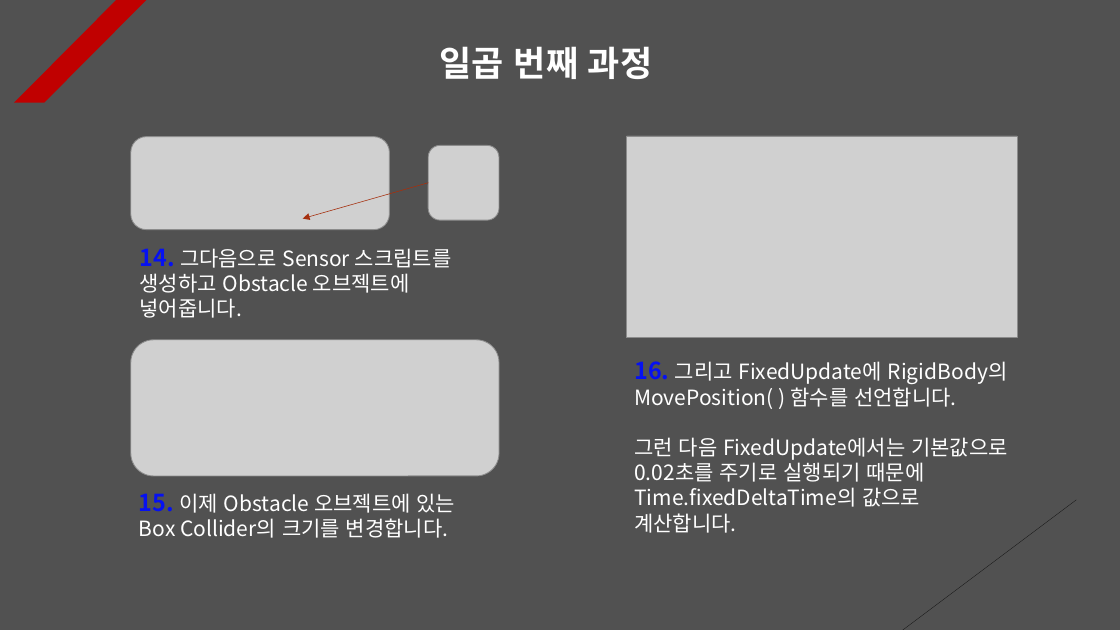
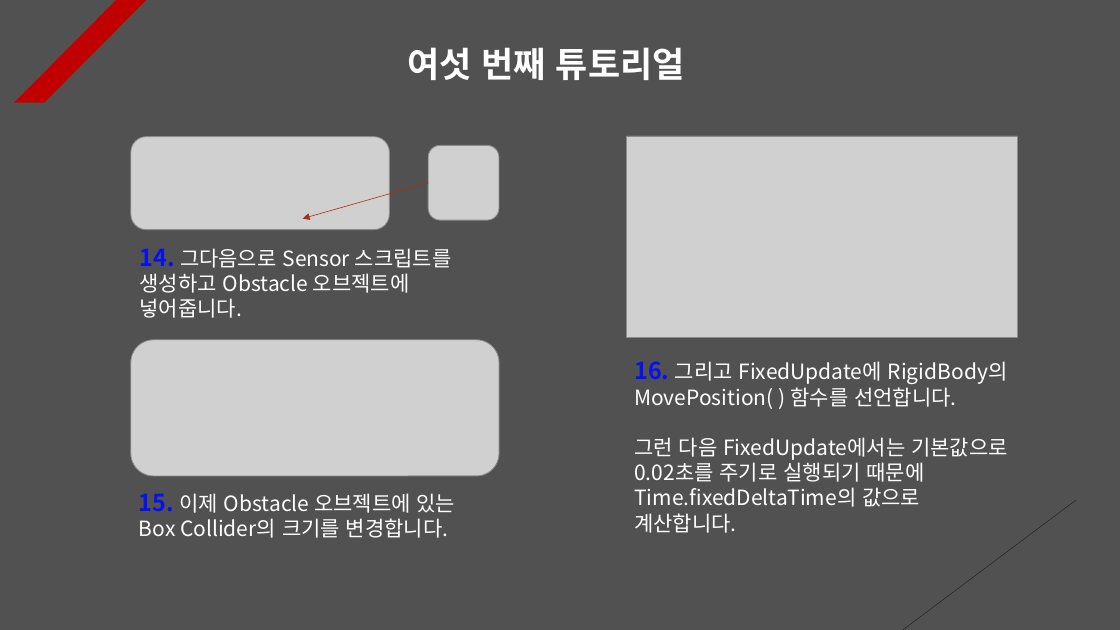
Before and after one commit to Unity2033/3D-UnityEngine, a slide deck: slide 6 of Assets/Class/Collision/PPT Data/Collision Example.pptx. Drawn at 1120x630 pixels with LibreOffice and Linux fonts; fonts in the diff are those of the drawing; grey boxes stand for pictures. Boxes give left, top, right and bottom in pixels: in the first picture for what was removed or moved away, otherwise in the second. Text is boxed around its words. In the diff, an @@ line names an element or a change of style, - is before the commit and + after.

```diff
--- a/Assets/Class/Collision/PPT Data/Collision Example.pptx
+++ b/Assets/Class/Collision/PPT Data/Collision Example.pptx
@@ text at bbox=[408, 47, 685, 80]: text changed @@
-일곱 번째 과정
+여섯 번째 튜토리얼
```
Also in this commit, not shown: 4 other slides changed, 1 slide added, 5 other files.
